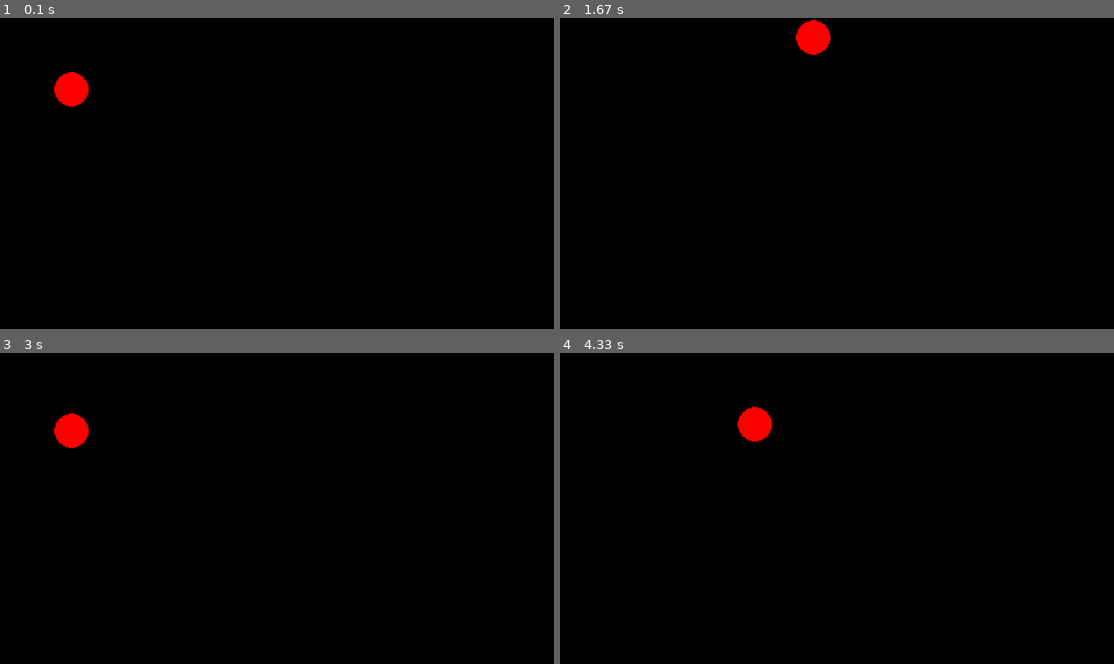
Above: before the commit, frames 1-4 (two rows, left to right).
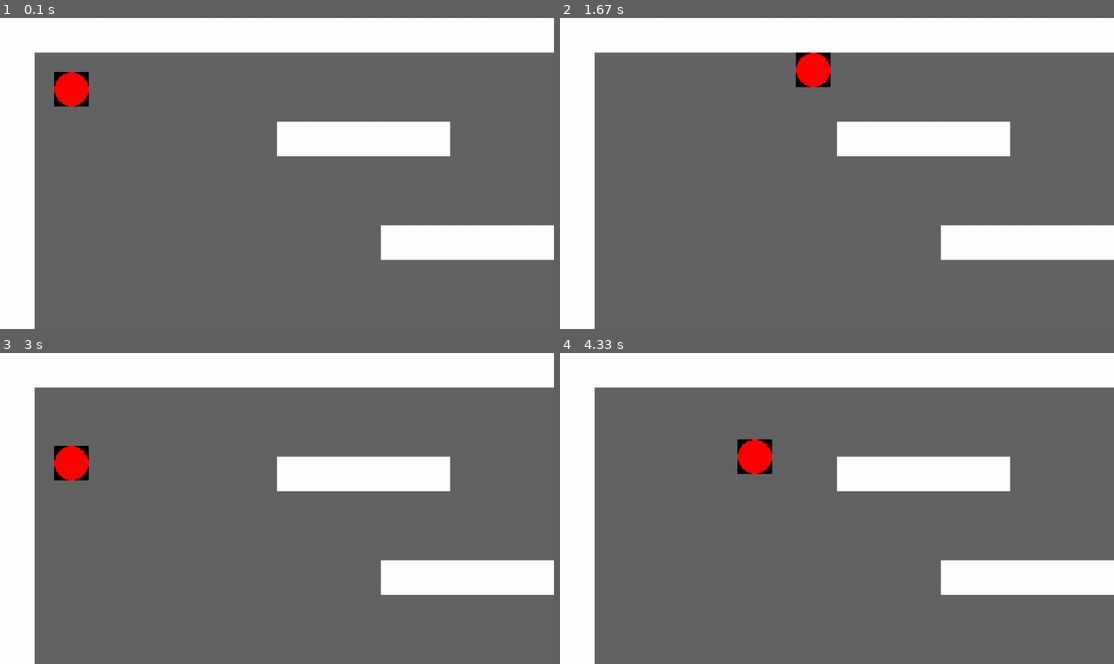
Above: after the commit, the same moments.

Repository: RLangendam/pygame
Game: pygame game, started from main.py
The game is run twice, just before and just after one commit, with the same random seed, the same clock (stepped at 60 frames per second) and the same inputs.
Inputs:
- Up to frame 1 (0.1 s): no input
- Up to frame 2 (1.67 s): hold Right 0.33-0.8 s; hold Up 0.83-1.13 s; hold Right 1.17-1.63 s
- Up to frame 3 (3 s): hold Left 1.67-2.2 s; hold Down 2.23-2.53 s; hold Left 2.57-2.97 s
- Up to frame 4 (4.33 s): hold Up 3-3.37 s; hold Right 3.4-4.03 s; hold Down from 4.07 s (still down)

The runs differ from the first frame. In frame 1, 99% of the frame differs, in the area x 0-100%, y 0-100%; in frame 2, 100%; in frame 3, 100%; in frame 4, 100%.

Commit message:
Add a dummy level and make sure the player can't cross blocked tiles.

Diff:
--- a/source/camera.py
+++ b/source/camera.py
@@ -1,4 +1,5 @@
 from source.constants import Constants
+from source.level import Level
 from source.player import Player
 from source.utils import clamp
 
@@ -7,23 +8,25 @@
 
 
 class Camera:
-    def __init__(self, constants: Constants):
+    def __init__(self, constants: Constants, level: Level, player: Player):
         self.constants = constants
+        self.level = level
+        self.player = player
         self.image = pygame.Surface(
             constants.camera_dimensions
         )  # Create a surface for the camera view
         self.rect = self.image.get_rect()
 
-    def update(self, target: Player):
+    def update(self):
         x = clamp(
-            target.rect.centerx - int(self.rect.width / 2),
+            self.player.rect.centerx - int(self.rect.width / 2),
             0,
-            self.constants.level_width - self.rect.width,
+            self.level.width - self.rect.width,
         )
         y = clamp(
-            target.rect.centery - int(self.rect.height / 2),
+            self.player.rect.centery - int(self.rect.height / 2),
             0,
-            self.constants.level_height - self.rect.height,
+            self.level.height - self.rect.height,
         )
 
         self.rect.topleft = (x, y)
--- a/source/constants.py
+++ b/source/constants.py
@@ -11,9 +11,6 @@
 SCREEN_WIDTH = 1280
 SCREEN_HEIGHT = int(SCREEN_WIDTH / ASPECT_RATIO)
 
-LEVEL_WIDTH = 1000  # Width of the level in pixels
-LEVEL_HEIGHT = 1000  # Height of the level in pixels
-
 
 class Constants:
     def __init__(self):
@@ -21,8 +18,6 @@
         self.tile_size = TILE_SIZE
         self.camera_dimensions = (CAMERA_WIDTH, CAMERA_HEIGHT)
         self.screen_dimensions = (SCREEN_WIDTH, SCREEN_HEIGHT)
-        self.level_width = LEVEL_WIDTH
-        self.level_height = LEVEL_HEIGHT
 
         assert (
             self.screen_dimensions[1] == 720
--- a/source/game.py
+++ b/source/game.py
@@ -18,14 +18,19 @@
 
         self.clock = pygame.time.Clock()
 
-        self.level = Level()  # Create a level with specified dimensions
+        self.level_group = pygame.sprite.Group()  # Create a group for level tiles
+        self.level = Level(
+            self.level_group, self.constants
+        )  # Create a level with specified dimensions
 
         self.player = Player(
             50, 50, self.constants, self.level
         )  # Create a player at position (50, 50)
         self.player_group = pygame.sprite.GroupSingle(self.player)  # type: ignore
 
-        self.camera = Camera(self.constants)
+        self.camera = Camera(
+            self.constants, self.level, self.player
+        )  # Create a camera for the game
 
     def run(self):
         running = True
@@ -40,9 +45,11 @@
 
             # Update player
             self.player_group.update(dt)
-            self.camera.update(self.player)
+            self.camera.update()
 
-            self.camera.draw(self.screen, self.player_group)  # Draw camera view
+            self.camera.draw(
+                self.screen, self.level_group, self.player_group
+            )  # Draw camera view
             pygame.display.flip()  # Update the display
 
         pygame.quit()
--- a/source/level.py
+++ b/source/level.py
@@ -1,19 +1,44 @@
+import pygame
+from source.constants import Constants
+
+
+class Tile(pygame.sprite.Sprite):
+    def __init__(self, group, x: int, y: int, size: int, char: str):
+        super().__init__(group)
+        self.image = pygame.Surface((size, size))
+        if char == "x":
+            self.image.fill((255, 255, 255))
+            self.block = True
+        elif char == " ":
+            self.image.fill((100, 100, 100))
+            self.block = False
+        else:
+            raise ValueError(f"Unknown tile character: {char}")
+        self.rect = self.image.get_rect(topleft=(x * size, y * size))
+
+
+MAP = """xxxxxxxxxxxxxxxxxxxxxx
+x                    x
+x                    x
+x       xxxxx        x
+x                    x
+x                    x
+x          xxxxx     x
+x                    x
+x                    x
+xxxxxxxxxxxxxxxxxxxxxx"""
+
+
 class Level:
-    def __init__(self):
-        self.width = 1000
-        self.height = 1000
-        map = """
-        xxxxxxxxxxxxxxxxxxxxxx
-        x                    x
-        x                    x
-        x       xxxxx        x
-        x                    x
-        x                    x
-        x          xxxxx     x
-        x                    x
-        x                    x
-        x    xxxxxx          x
-        x               p    x
-        xxxxxxxxxxxxxxxxxxxxxx
-        """
+    def __init__(self, group, constants: Constants):
+        characters = [list(row) for row in MAP.splitlines()]
         self.tiles = []
+        for y, row in enumerate(characters):
+            for x, char in enumerate(row):
+                self.tiles.append(Tile(group, x, y, constants.tile_size, char))
+        self.width = len(characters[0]) * constants.tile_size
+        self.height = len(characters) * constants.tile_size
+        self.group = group
+
+    def get_blocked_tile_rects(self):
+        return [tile.rect for tile in self.group if tile.block]
--- a/source/player.py
+++ b/source/player.py
@@ -41,5 +41,24 @@
             or self.rect.y + d.y > self.level.height - self.rect.height
         ):
             d.y = 0
-        self.rect.x += int(d.x)
-        self.rect.y += int(d.y)
+
+        dx = int(d.x)
+        dy = int(d.y)
+        new_rect = self.rect.move(dx, dy)
+        for tile_rect in self.level.get_blocked_tile_rects():
+            if new_rect.colliderect(tile_rect):
+                new_rect_x = self.rect.move(dx, 0)
+                new_rect_y = self.rect.move(0, dy)
+                if new_rect_x.colliderect(tile_rect):
+                    dx = 0
+                    if dy == 0:
+                        break
+                if new_rect_y.colliderect(tile_rect):
+                    dy = 0
+                    if dx == 0:
+                        break
+
+        if dx != 0:
+            self.rect.x += dx
+        if dy != 0:
+            self.rect.y += dy
